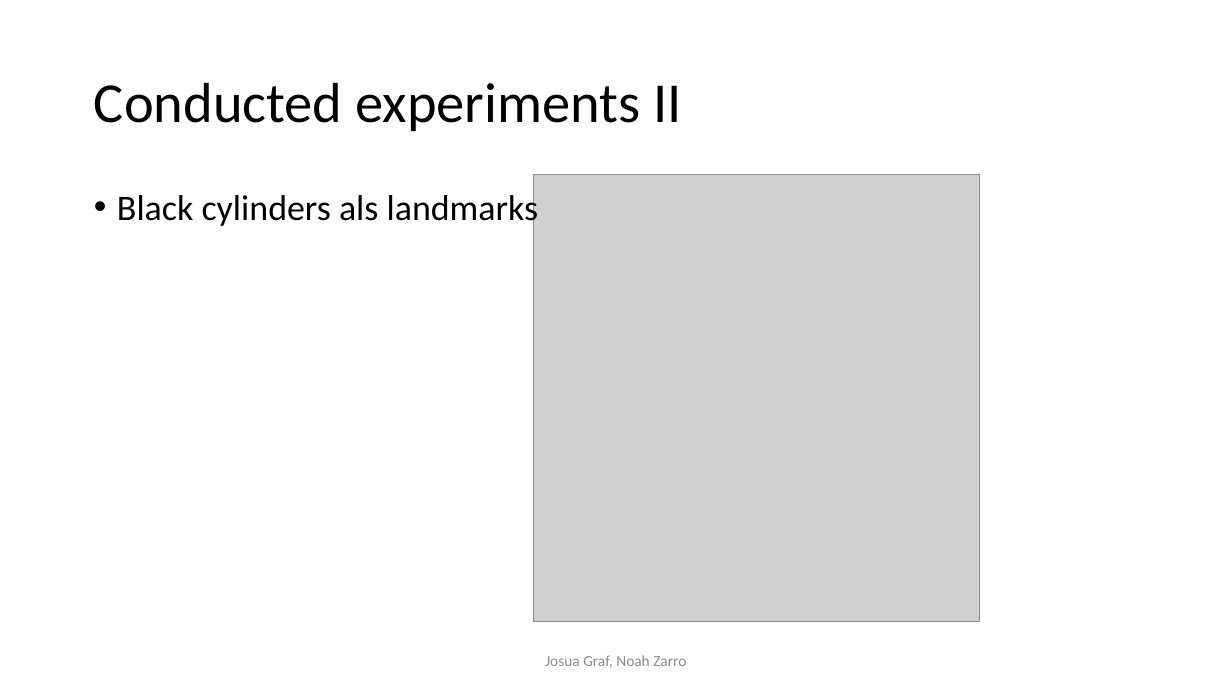
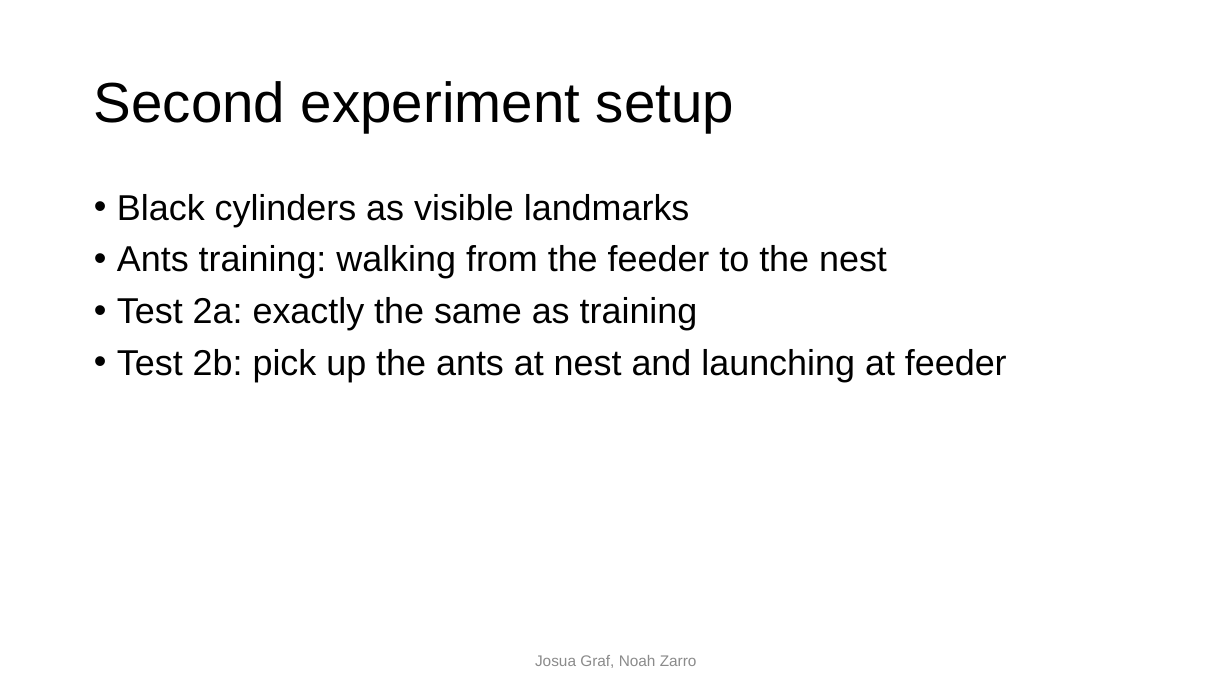
Before and after one commit to noahzarro/project_template, a slide deck: slide 9 of final_presentation/Back to home in desert.pptx (slide 5 before the commit). Drawn at 1232x693 pixels with LibreOffice and Linux fonts; fonts in the diff are those of the drawing; grey boxes stand for pictures; background and template pictures are left out. Boxes give left, top, right and bottom in pixels: in the first picture for what was removed or moved away, otherwise in the second. Text is boxed around its words. In the diff, an @@ line names an element or a change of style, - is before the commit and + after.

```diff
--- a/final_presentation/Back to home in desert.pptx
+++ b/final_presentation/Back to home in desert.pptx
@@ title at bbox=[94, 81, 734, 132]: text changed; font Calibri to Arial @@
-Conducted experiments II
+Second experiment setup
@@ picture removed at bbox=[534, 175, 981, 622] @@
@@ text at bbox=[117, 194, 1007, 382]: text changed; font Calibri to Arial @@
-• Black cylinders als landmarks
+• Black cylinders as visible landmarks
+• Ants training: walking from the feeder to the nest
+• Test 2a: exactly the same as training
+• Test 2b: pick up the ants at nest and launching at feeder
@@ text "Josua Graf, Noah Zarro" at bbox=[535, 655, 697, 668]: font Calibri to Arial @@
```
Also in this commit, not shown: 5 other slides changed, 6 slides added.
